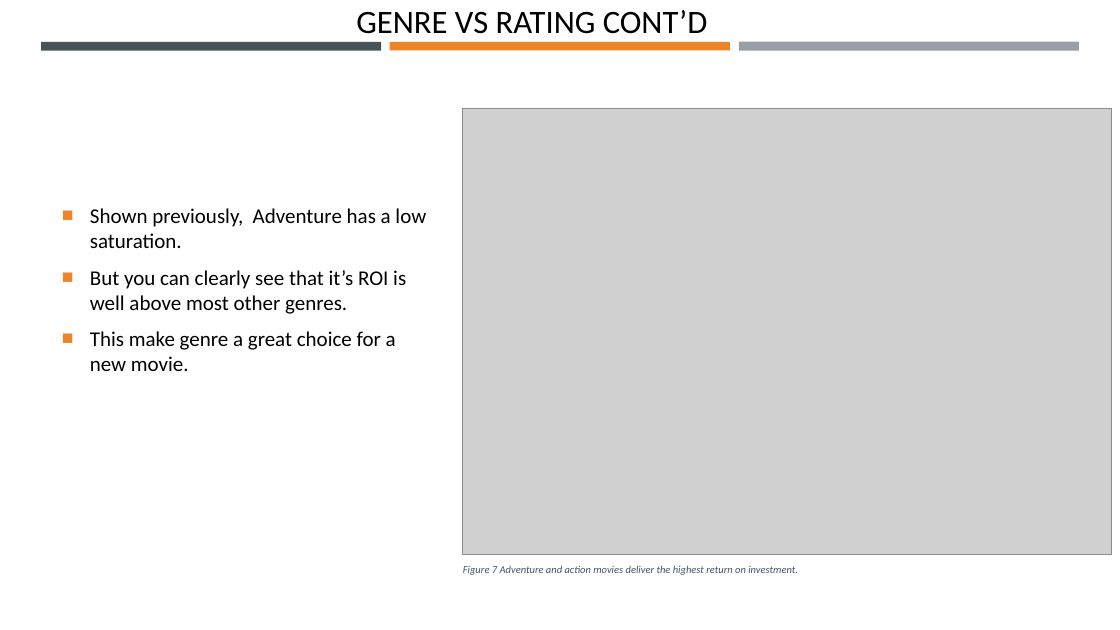
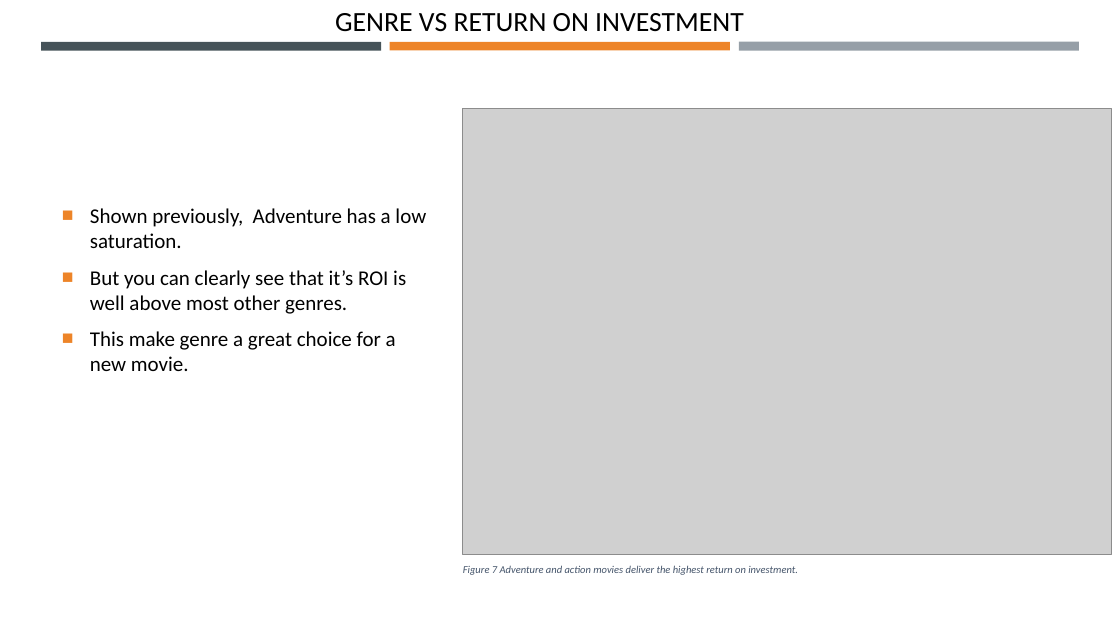
Before and after one commit to Robotrousers/Group1Proj1, a slide deck: slide 11 of MoMoviesClassPresentation.pptx. Drawn at 1120x630 pixels with LibreOffice and Linux fonts; fonts in the diff are those of the drawing; grey boxes stand for pictures. Boxes give left, top, right and bottom in pixels: in the first picture for what was removed or moved away, otherwise in the second. Text is boxed around its words. In the diff, an @@ line names an element or a change of style, - is before the commit and + after.

```diff
--- a/MoMoviesClassPresentation.pptx
+++ b/MoMoviesClassPresentation.pptx
@@ text at [335,13,744,32]: text changed; size 28 to 23.8 pt @@
-GENRE VS RATING CONT’D
+GENRE VS RETURN ON INVESTMENT
```
Also in this commit, not shown: 1 other slide changed, 1 other file.
